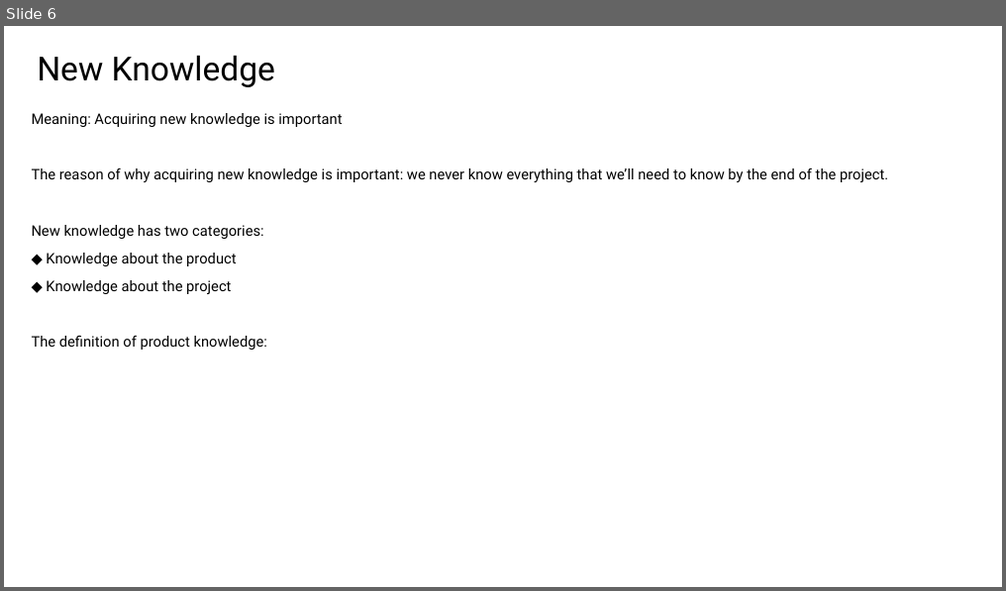
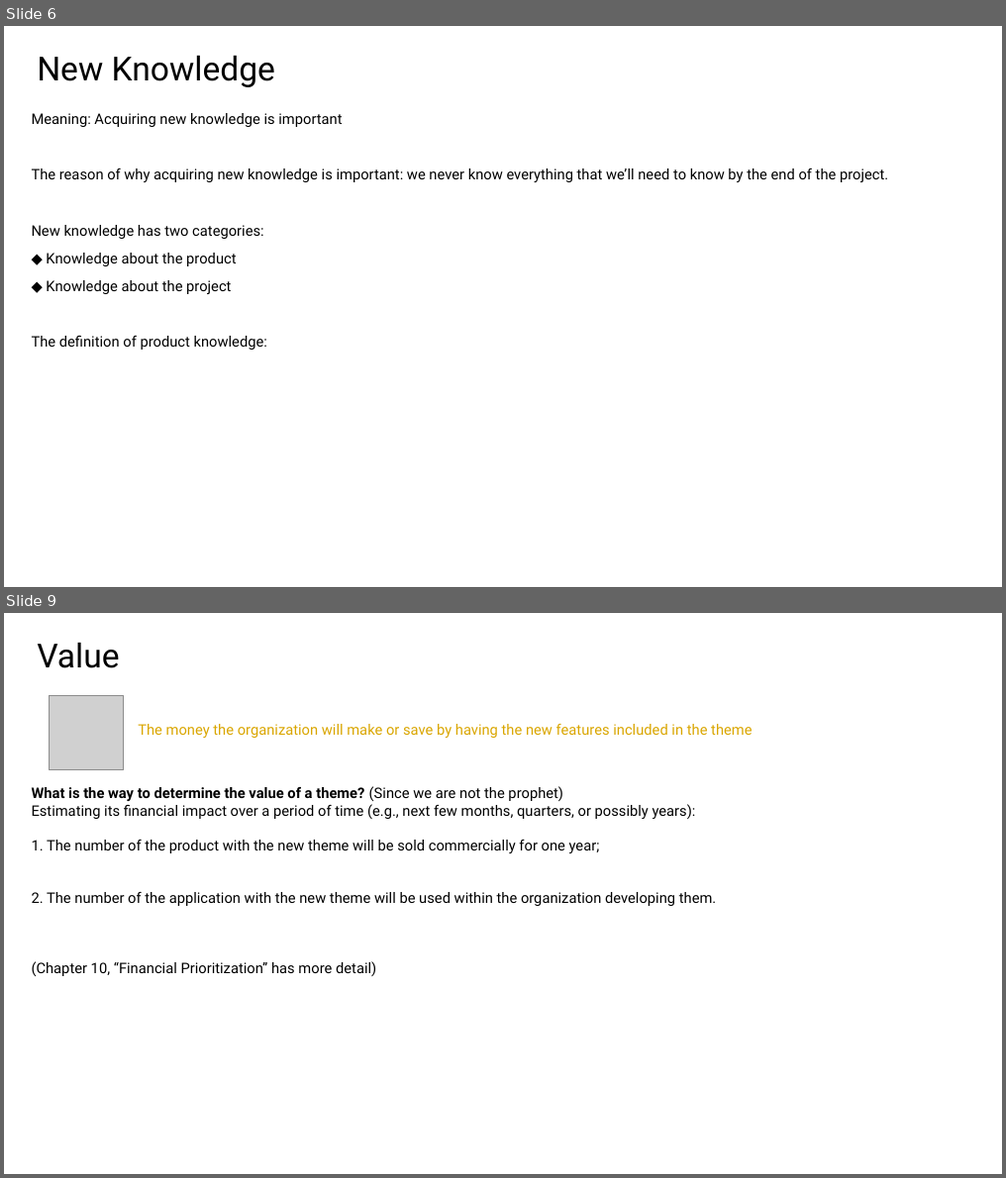
Before and after one commit to yousei-github/StudyNotes, a slide deck: temp/勉強会.pptx. Shown one above the other, each under a label of ours: slide 6 before the commit, slides 6 and 9 after it; the slides between them are not shown. The pictures are 1006x591 and 1006x1178 pixels, drawn with LibreOffice and Linux fonts; fonts in the diff are those of the drawing; grey boxes stand for pictures. Boxes give left, top, right and bottom in pixels: in the first picture for what was removed or moved away, otherwise in the second. Text is boxed around its words. In the diff, an @@ line names an element or a change of style, - is before the commit and + after.

```diff
--- a/temp/勉強会.pptx
+++ b/temp/勉強会.pptx
@@ slide 9 added at (4,613,1002,1174), background #FFFFFF @@
@@ text added at (37,642,119,668), 32 pt, text #000000 @@
+Value
@@ picture added at (49,695,124,770) @@
@@ text added at (138,724,751,738), 14 pt, text #DAA600 @@
+The money the organization will make or save by having the new features included in the theme
@@ text added at (32,786,716,976), 14 pt, text #000000 @@
+What is the way to determine the value of a theme? (Since we are not the prophet)
+Estimating its financial impact over a period of time (e.g., next few months, quarters, or possibly years):
+1. The number of the product with the new theme will be sold commercially for one year;
+2. The number of the application with the new theme will be used within the organization developing them.
+(Chapter 10, “Financial Prioritization” has more detail)
```
Also in this commit, not shown: 4 other slides added, 1 other file.
